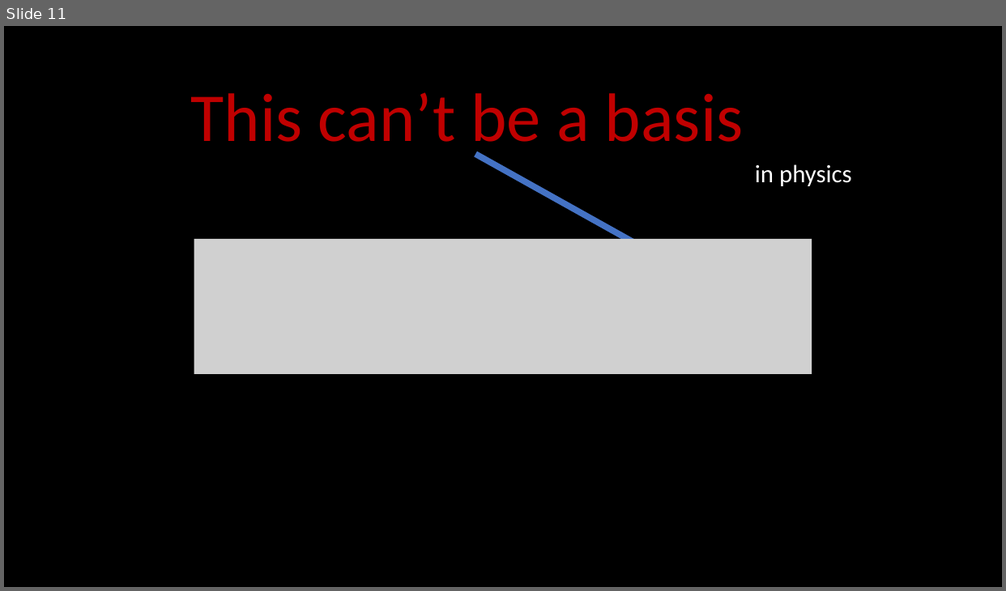
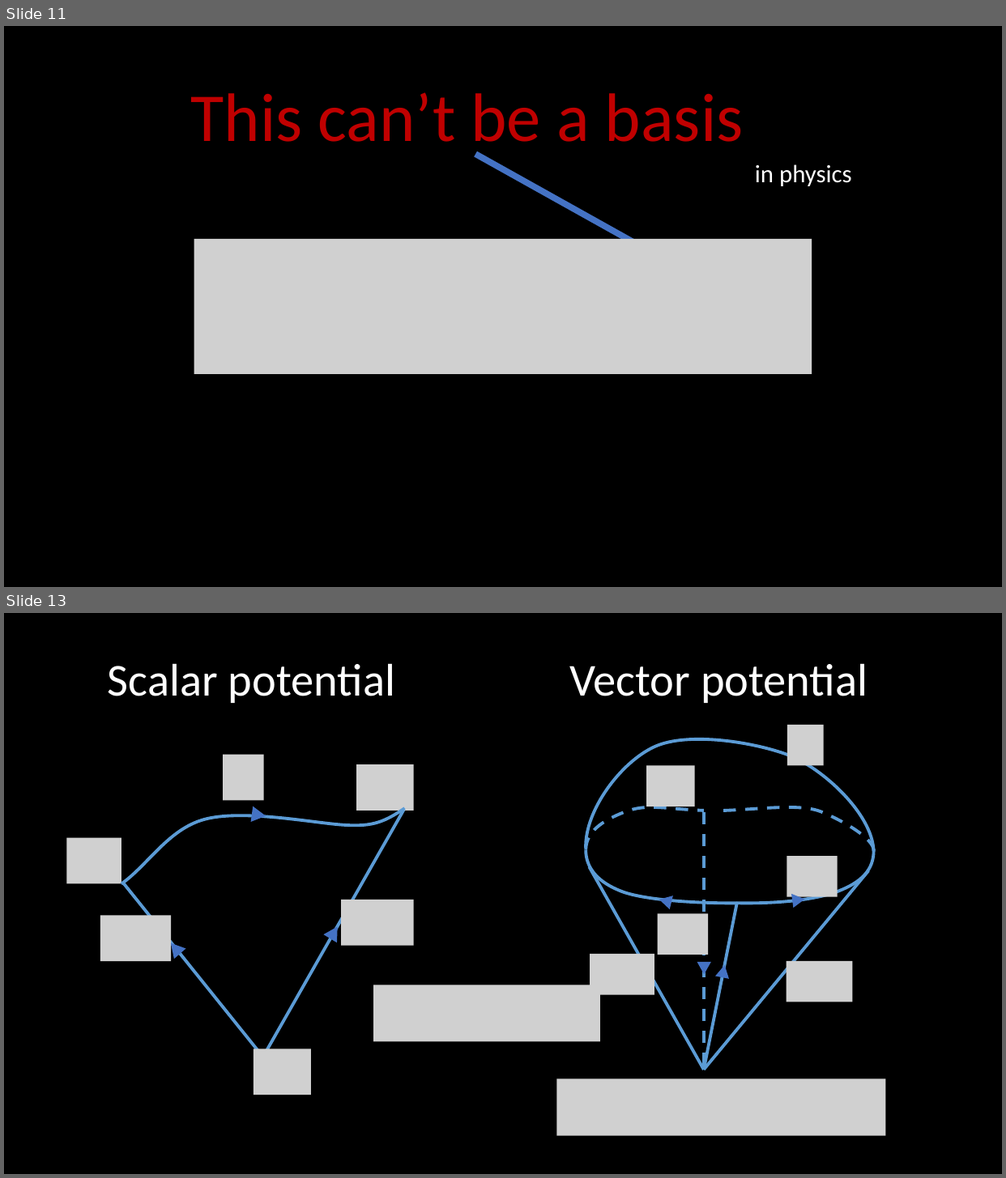
Before and after one commit to assumptionsofphysics/slides, a slide deck: 2025/2025Thumbnail.pptx. Shown one above the other, each under a label of ours: slide 11 before the commit, slides 11 and 13 after it; the slides between them are not shown. The pictures are 1006x591 and 1006x1178 pixels, drawn with LibreOffice and Linux fonts; fonts in the diff are those of the drawing; grey boxes stand for pictures; background and template pictures are left out. Boxes give left, top, right and bottom in pixels: in the first picture for what was removed or moved away, otherwise in the second. Text is boxed around its words. In the diff, an @@ line names an element or a change of style, - is before the commit and + after.

```diff
--- a/2025/2025Thumbnail.pptx
+++ b/2025/2025Thumbnail.pptx
@@ slide 13 added at [4,613,1002,1174], background #000000 @@
@@ text added at [108,663,395,703], 44 pt, text #FFFFFF @@
+Scalar potential
@@ text added at [569,663,867,703], 44 pt, text #FFFFFF @@
+Vector potential
@@ group added at [586,725,875,1070]: 6 pictures, 5 freeform shapes, 4 lines, 4 triangles @@
@@ picture added at [374,985,601,1042] @@
@@ group added at [67,755,414,1095]: 6 pictures, 3 triangles, 2 lines, 1 freeform shape @@
@@ picture added at [557,1080,886,1136] @@
```
Also in this commit, not shown: 2 other slides added, 1 other file.
